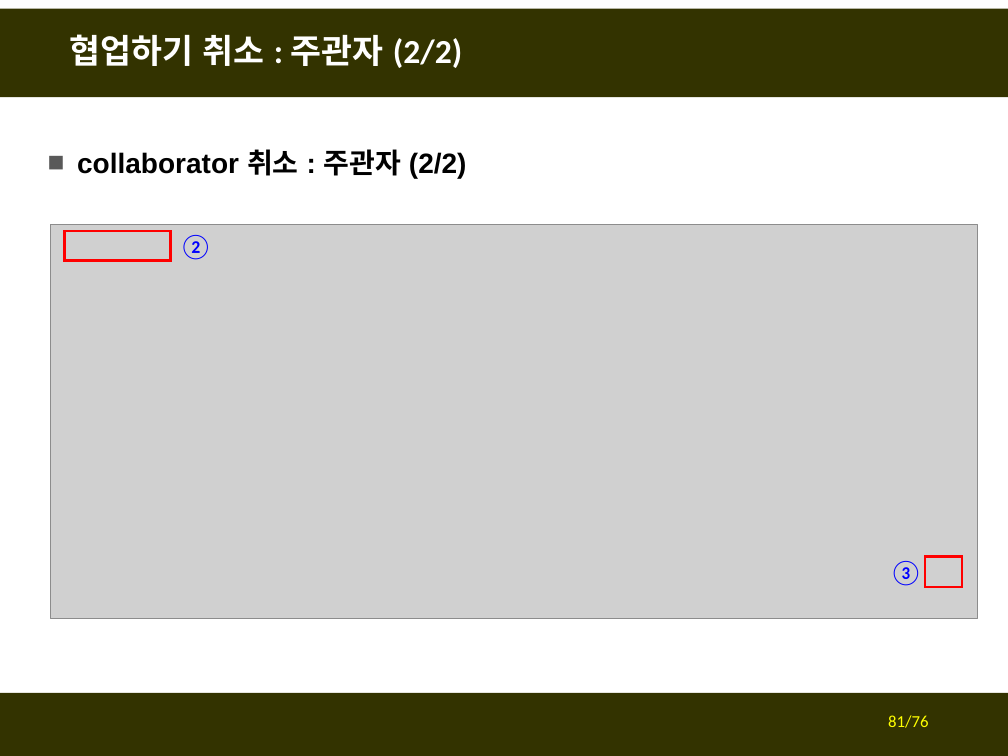
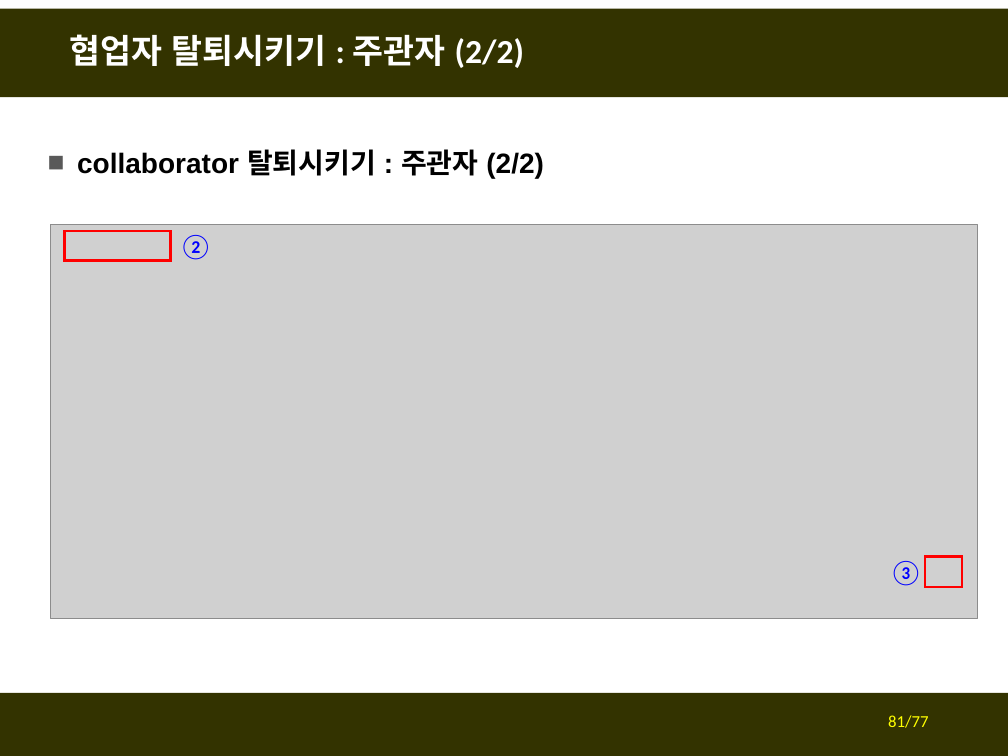
Before and after one commit to fasthill/github-lecture, a slide deck: slide 81 of git및github첫걸음4-협업하기.pptx. Drawn at 1008x756 pixels with LibreOffice and Linux fonts; fonts in the diff are those of the drawing; grey boxes stand for pictures. Boxes give left, top, right and bottom in pixels: in the first picture for what was removed or moved away, otherwise in the second. Text is boxed around its words. In the diff, an @@ line names an element or a change of style, - is before the commit and + after.

```diff
--- a/git및github첫걸음4-협업하기.pptx
+++ b/git및github첫걸음4-협업하기.pptx
@@ title at (70, 34, 524, 68): text changed @@
-협업하기 취소 : 주관자 (2/2)
+협업자 탈퇴시키기 : 주관자 (2/2)
@@ text at (77, 149, 544, 178): text changed @@
-■ collaborator 취소 : 주관자 (2/2)
+■ collaborator 탈퇴시키기 : 주관자 (2/2)
@@ page number at (888, 715, 928, 728): text changed @@
-81/76
+81/77
```
Also in this commit, not shown: 9 other slides changed.
